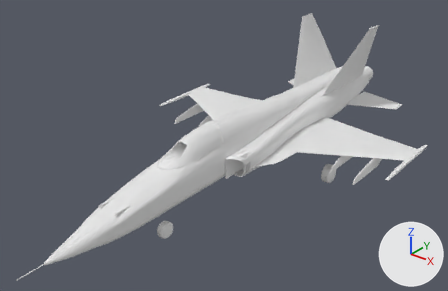
What one commit did to the Blender file Assets/Models/F-6EX.blend.
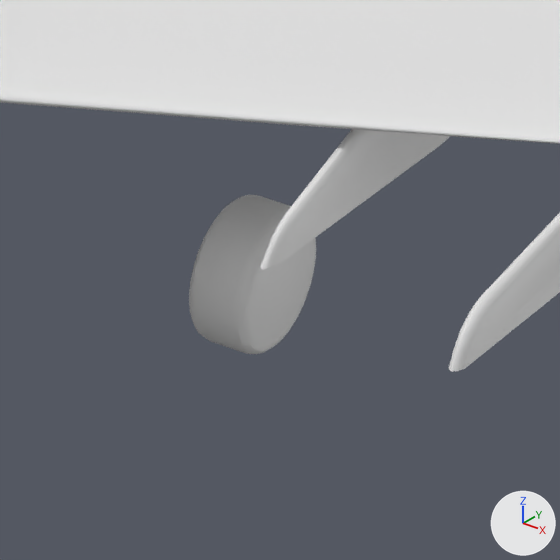
The first picture shows the older version from a 50 mm lens placed at (3.26, -4.28, 2.55), pointed at (-0.06, -0.13, -0.02). The close-ups show both versions on the part from 67% to 82% of the width and 48% to 71% of the height of that picture; other places that the commit changed are outside them. The axes (+X, +Y, +Z) are drawn at lower right. The lights are the same throughout.

Names of what the first close-up shows: 'Body', 'Cube', 'Cylinder', 'Pylon2'.
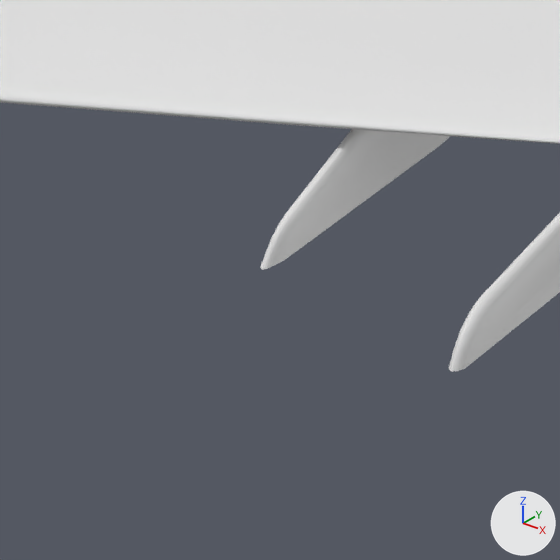
Patch to the scene script:
```diff
--- a/Assets/Models/F-6EX.blend.py
+++ b/Assets/Models/F-6EX.blend.py
@@ me_cylinder_020 @@
 # used by ob_cylinder; location = (0.614, 0.723, -0.453); rotation_euler = (0.0, 1.571, 0.0), in degrees (0, 90, 0)
-me_cylinder_020.from_pydata(...)  # 256 vertices, 226 faces; spans x -0.094..0.094, y -0.094..0.094, z -0.041..0.041
+me_cylinder_020.from_pydata(...)  # 24 vertices, 14 faces; spans x -0.002..0.002, y -0.002..0.002, z -0.01..0.01
+# me_cylinder_020 part 1: 256 vertices removed from x -0.094..0.094, y -0.094..0.094, z -0.041..0.041
@@ ob_cylinder @@
 ob_cylinder = bpy.data.objects.new('Cylinder', me_cylinder_020)
-ob_cylinder.location = (0.614, 0.723, -0.453)
-ob_cylinder.rotation_euler = (0.0, 1.571, 0.0)  # degrees (0, 90, 0)
+ob_cylinder.location = (0.326, 0.82, -0.1)
 _m = ob_cylinder.modifiers.new('Mirror', 'MIRROR')
```

Pixel boxes (x1, y1, x2, y2) of what changed, in the close-ups (560 x 560 px):
'Cylinder', reshaped, moved, turned (not visible afterwards)
    before: (189, 195, 316, 354)
